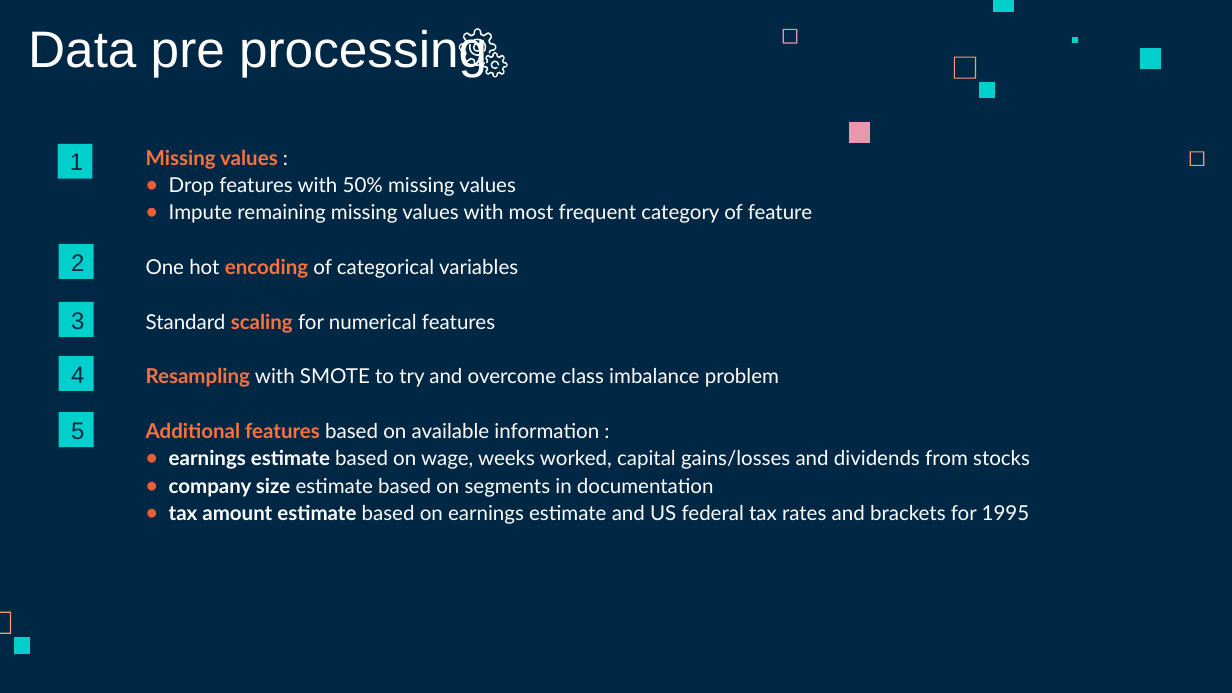
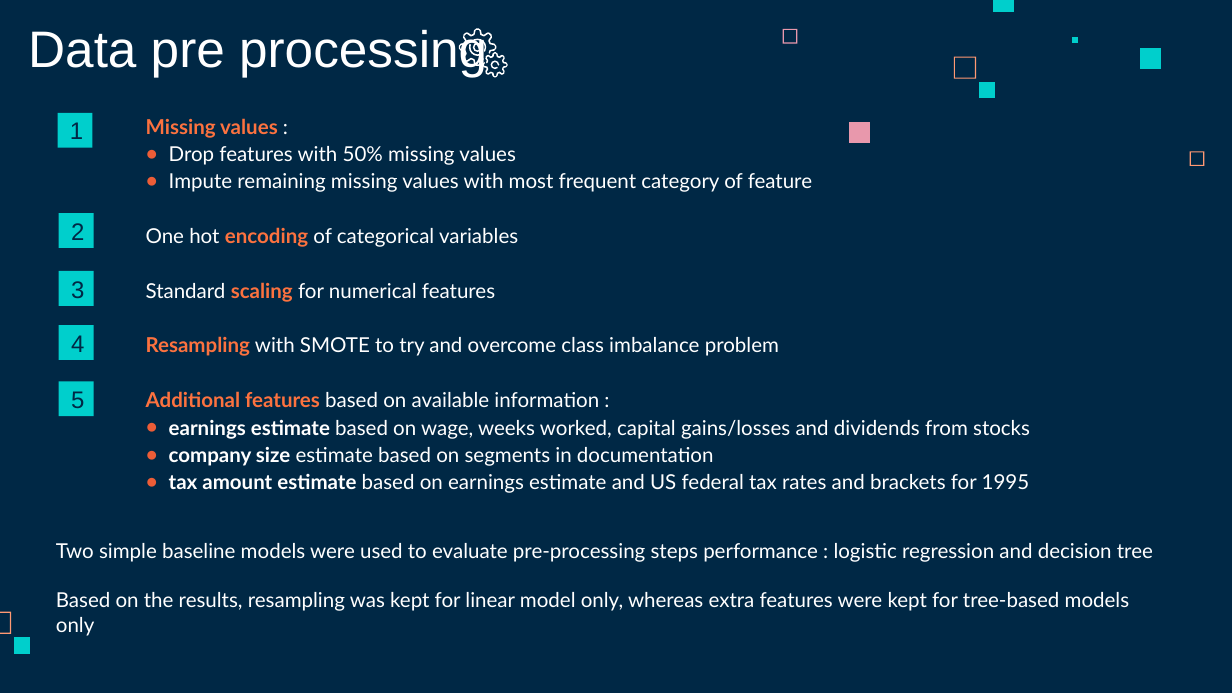
Before and after one commit to jboistard/dataiku_assessment, a slide deck: slide 6 of dataiku_tech_assessment_JBoistard.pptx. Drawn at 1232x693 pixels with LibreOffice and Linux fonts; fonts in the diff are those of the drawing. Boxes give left, top, right and bottom in pixels: in the first picture for what was removed or moved away, otherwise in the second. Text is boxed around its words. In the diff, an @@ line names an element or a change of style, - is before the commit and + after.

```diff
--- a/dataiku_tech_assessment_JBoistard.pptx
+++ b/dataiku_tech_assessment_JBoistard.pptx
@@ 5 rectangles, 1 text: place and size @@
-5 rectangles, 1 text at [58, 144, 1030, 524]
+5 rectangles, 1 text at [58, 113, 1030, 493]
@@ text added at [56, 543, 1153, 636], 12 pt, text #FFFFFF @@
+Two simple baseline models were used to evaluate pre-processing steps performance : logistic regression and decision tree
+Based on the results, resampling was kept for linear model only, whereas extra features were kept for tree-based models only
```
Also in this commit, not shown: 4 other slides changed, 2 slides added, 4 slides removed, 1 other file.
